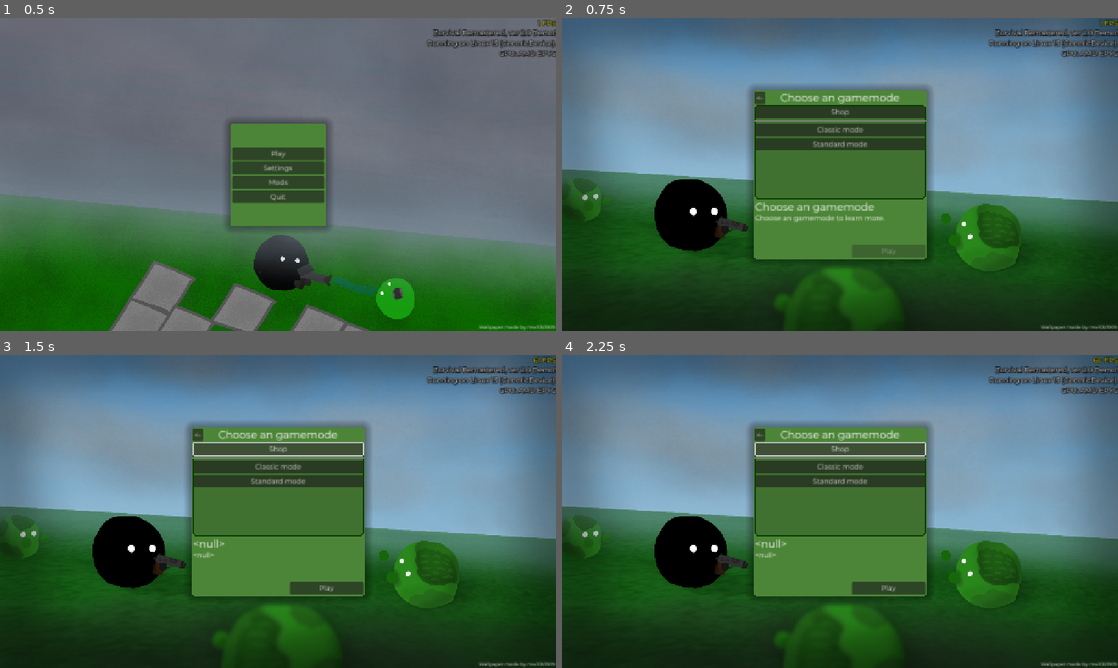
Above: before the commit, frames 1-4 (two rows, left to right).
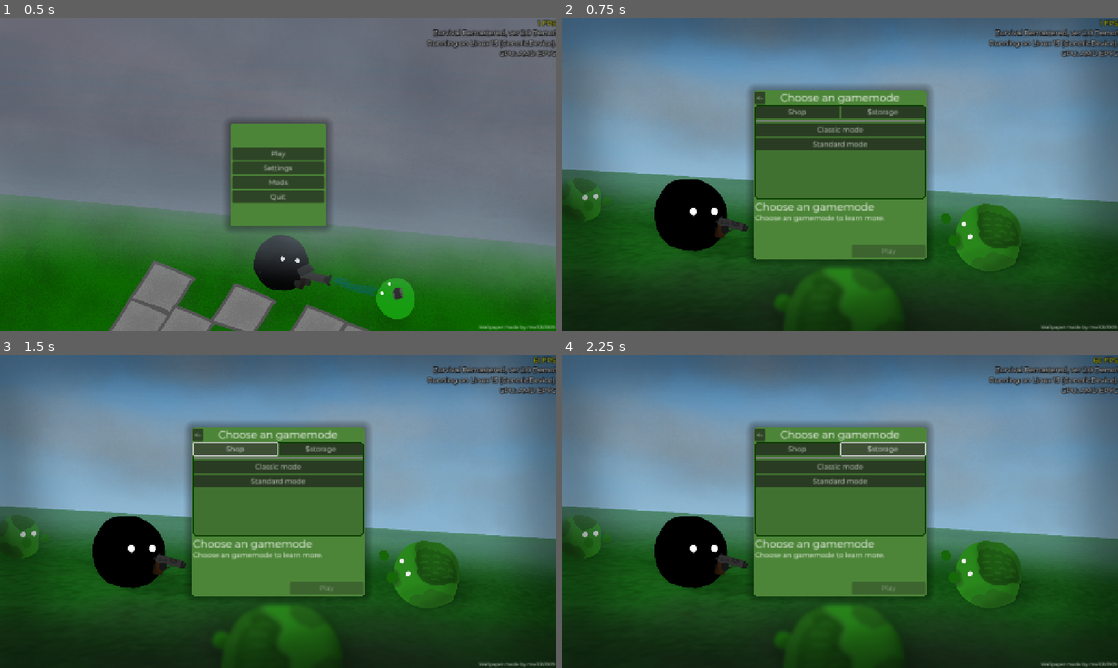
Above: after the commit, the same moments.

Repository: klodskateam/zurvival-remastered
Game: Godot game, scene res://menu.tscn
Same seed, same stepped clock (60 frames per second), same inputs: the game is played once before the commit and once after it.
Inputs (mouse positions are in pixels of both pictures, inside the frame that each line leads up to):
- Up to frame 1 (0.5 s): no input
- Up to frame 2 (0.75 s): click "Play" at 0.5 s
- Up to frame 3 (1.5 s): click "Shop" at 1.25 s
- Up to frame 4 (2.25 s): click (884, 448) at 2 s, where only the run after the commit has a clickable "$storage"

Frame 1 is identical in both runs. In frame 2, 0.2% of the frame differs, in the area x 34-66%, y 28-34%; in frame 3, 1.3%; in frame 4, 1.3%, in the area x 34-66%, y 27-77%.
Error after the commit: Invalid assignment of property or key 'GMNAME' with value of type 'Nil' on a base object of type 'CanvasLayer'. (res://buttongamemode.gd:13)

Commit message:
кнопка склад (оно сломало кнопку магаза тоже!)

Diff:
--- a/gamemode.tscn
+++ b/gamemode.tscn
@@ -48,12 +48,25 @@
 layout_mode = 2
 alignment = 1
 
-[node name="Button" parent="UI/Control/Panel/ScrollContainer/VBoxContainer" instance=ExtResource("4_uitb6")]
+[node name="HBoxContainer" type="HBoxContainer" parent="UI/Control/Panel/ScrollContainer/VBoxContainer"]
 layout_mode = 2
+size_flags_vertical = 4
+alignment = 1
+
+[node name="Button" parent="UI/Control/Panel/ScrollContainer/VBoxContainer/HBoxContainer" instance=ExtResource("4_uitb6")]
+layout_mode = 2
+size_flags_horizontal = 3
 text = "$shop"
 
+[node name="Button2" parent="UI/Control/Panel/ScrollContainer/VBoxContainer/HBoxContainer" instance=ExtResource("4_uitb6")]
+layout_mode = 2
+size_flags_horizontal = 3
+text = "$storage"
+
 [node name="HSeparator" type="HSeparator" parent="UI/Control/Panel/ScrollContainer/VBoxContainer"]
+clip_contents = true
 layout_mode = 2
+size_flags_vertical = 3
 
 [node name="Label" type="Label" parent="UI/Control/Panel"]
 layout_mode = 0
@@ -100,5 +113,7 @@
 theme_override_font_sizes/font_size = 16
 text = "$placeholdergmdesc"
 
+[connection signal="pressed" from="UI/Control/Panel/ScrollContainer/VBoxContainer/HBoxContainer/Button" to="." method="_on_shopbtn_pressed"]
+[connection signal="pressed" from="UI/Control/Panel/ScrollContainer/VBoxContainer/HBoxContainer/Button2" to="." method="_on_storagebtn_pressed"]
 [connection signal="pressed" from="UI/Control/Panel/Back" to="." method="_on_button_pressed"]
 [connection signal="pressed" from="UI/Control/Panel/PlayButton" to="." method="_on_play_button_pressed"]
